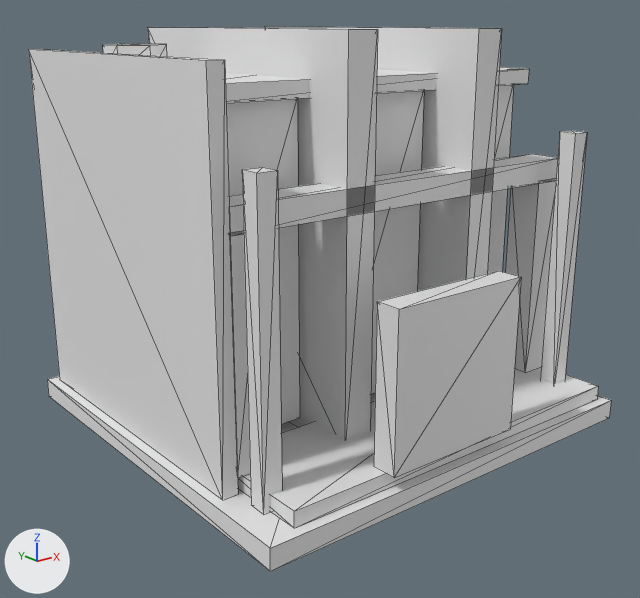
Renders of the glTF model assets/source/buildings/directorate/sources/industrial/ammunition_plant/lod2.gltf from each side of a commit.
Both versions are drawn from a 50 mm lens placed at (-1.106, -1.348, 0.282), pointed at (-0.048, -0.025, -0.247). Every picture has the same lights, and +X, +Y and +Z are marked at lower left. The first picture is the older version. Mesh edges are drawn as thin lines. Vertices at exactly the same position are counted once.

Names of what the first picture shows: 'lod2'.
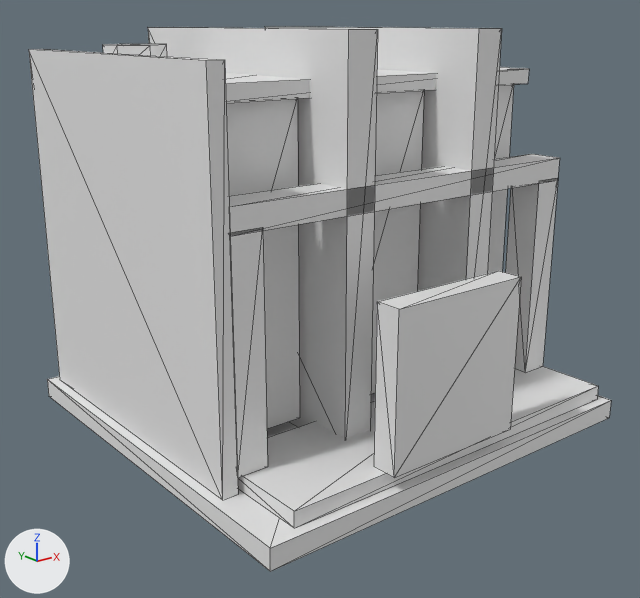
Changed parts and their boxes (x1, y1, x2, y2) in the pictures (640 x 598 px):
part 1 of me_lod2, deleted: before (540, 130, 587, 384)
part 2 of me_lod2, deleted: before (242, 167, 282, 514)

What the commit changed:
me_lod2 is used by ob_lod2; location (0.0, 0.0, 0.0).
me_lod2 had 180 vertices, 276 faces and spanned x -0.45..0.41, y -0.41..0.42, z -0.5..0.27.
me_lod2 now has 140 vertices, 216 faces and spans x -0.45..0.41, y -0.41..0.42, z -0.5..0.27.
me_lod2 part 1: the loose piece of 8 vertices spanning x 0.327..0.363, y -0.328..-0.292, z -0.46..0.08 is deleted.
me_lod2 part 2: the loose piece of 8 vertices spanning x -0.403..-0.367, y -0.328..-0.292, z -0.46..0.08 is deleted.
Other edits to the shape of me_lod2 do not show in these pictures.
